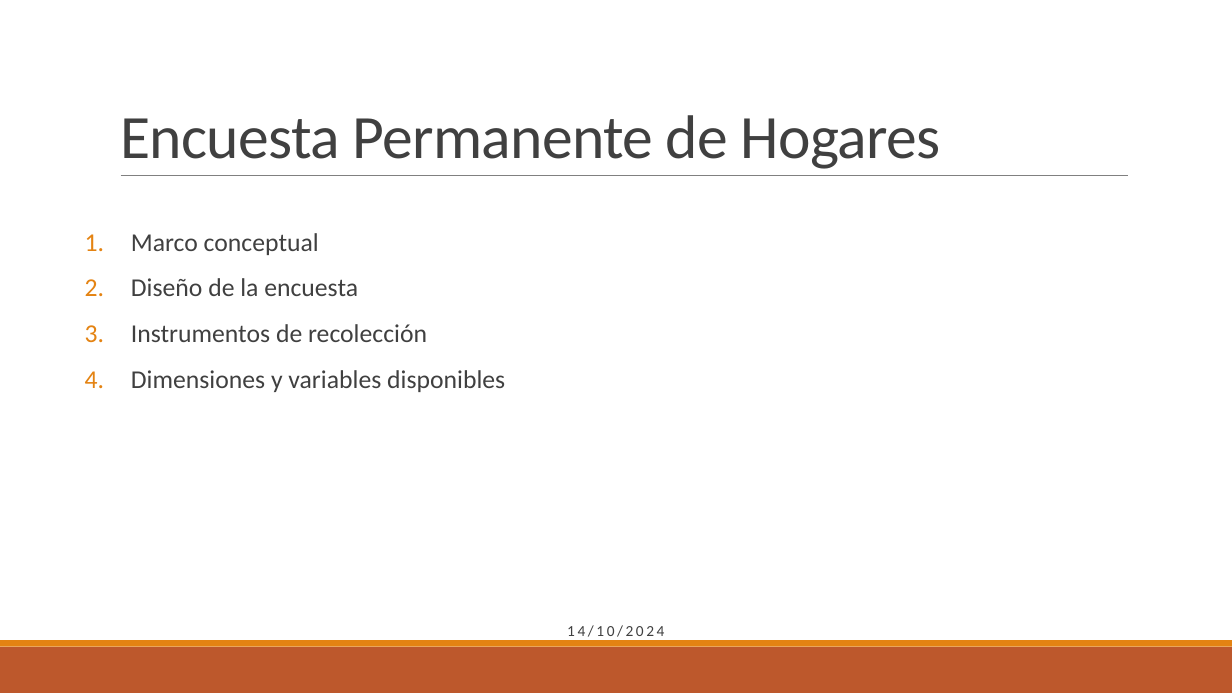
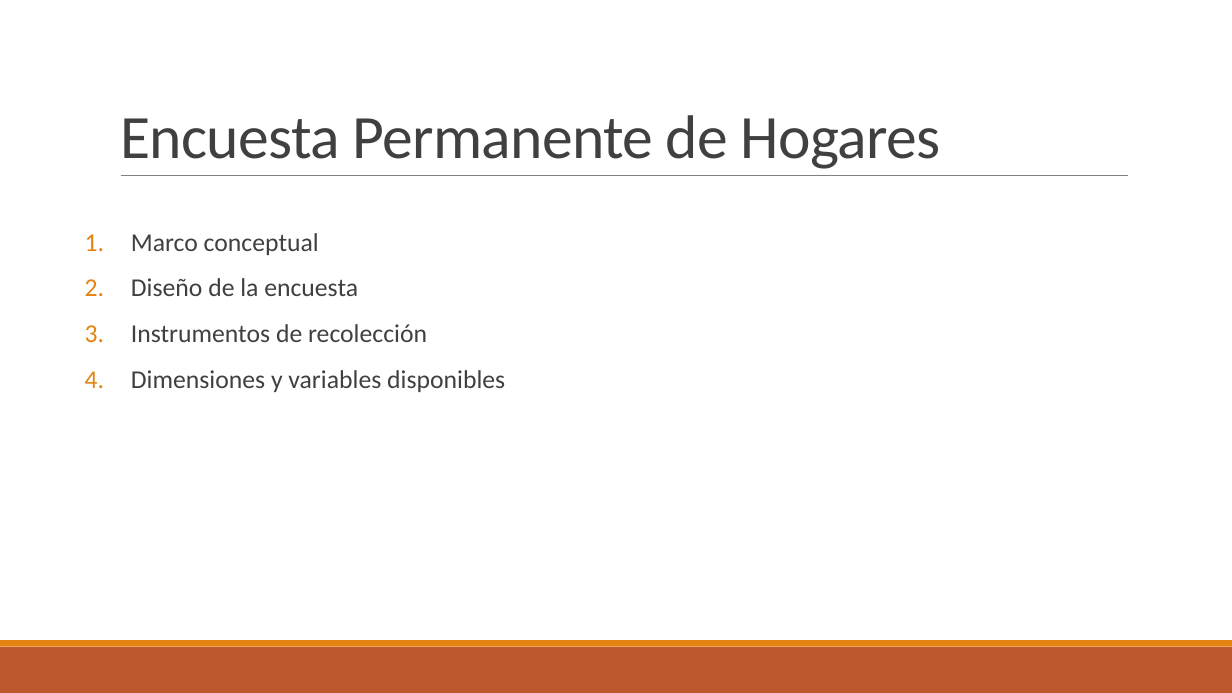
Before and after one commit to ceped-fce-uba/curso_aset, a slide deck: slide 4 of Clase 2 - EPH e Intro a Tidyverse/Presentación EPH.pptx. Drawn at 1232x693 pixels with LibreOffice and Linux fonts; fonts in the diff are those of the drawing. Boxes give left, top, right and bottom in pixels: in the first picture for what was removed or moved away, otherwise in the second. Text is boxed around its words. In the diff, an @@ line names an element or a change of style, - is before the commit and + after.

```diff
--- a/Clase 2 - EPH e Intro a Tidyverse/Presentación EPH.pptx
+++ b/Clase 2 - EPH e Intro a Tidyverse/Presentación EPH.pptx
@@ text removed at (567, 625, 664, 641) @@
-14/10/2024
```
Also in this commit, not shown: 8 other slides changed, 2 slides added, 3 slides removed, 7 other files.
